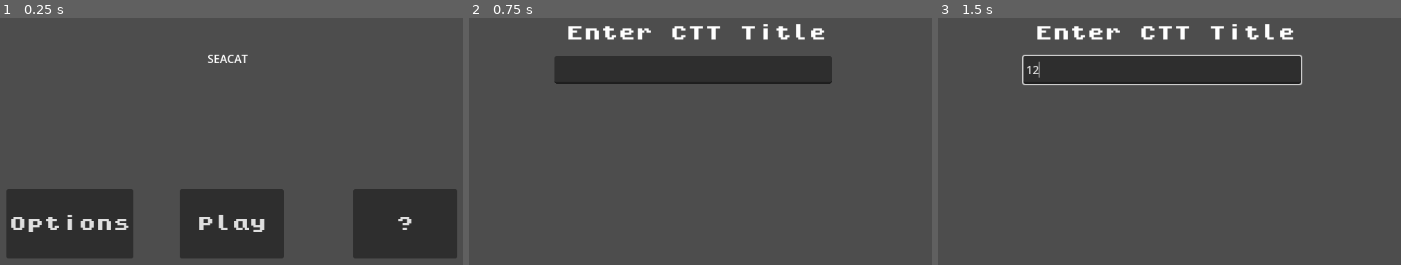
Above: before the commit, frames 1-3 (left to right).
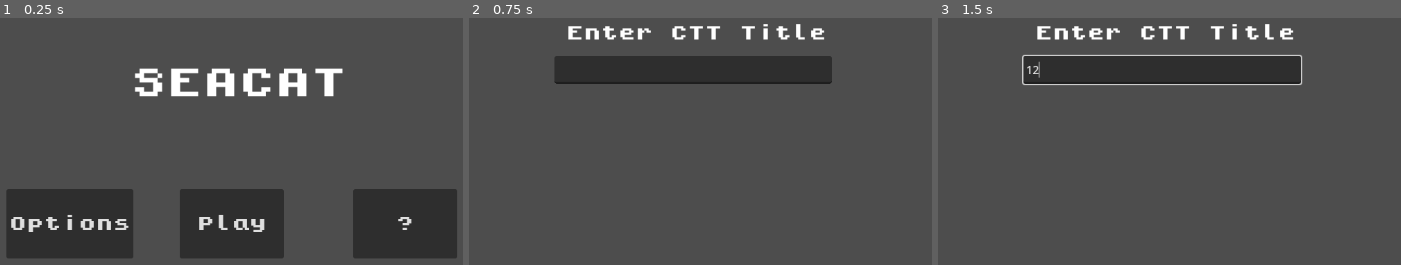
Above: after the commit, the same moments.

Repository: phan-andrew/demo3
Game: Godot game, scene res://start_screen.tscn
The game is run twice, just before and just after one commit, with the same random seed, the same clock (stepped at 60 frames per second) and the same inputs.
Inputs (mouse positions are in pixels of both pictures, inside the frame that each line leads up to):
- Up to frame 1 (0.25 s): no input
- Up to frame 2 (0.75 s): click "Play" at 0.5 s
- Up to frame 3 (1.5 s): click (1160, 69) at 1.27 s; type "12" at 1.35 s

The runs differ from the first frame. In frame 1, 3.0% of the frame differs, in the area x 29-75%, y 14-32%; in frame 2, nothing differs; in frame 3, nothing differs.

Commit message:
font and sizing

Diff:
--- a/start_screen.tscn
+++ b/start_screen.tscn
@@ -31,10 +31,12 @@
 text = "Play"
 
 [node name="Label" type="Label" parent="."]
-offset_left = 540.0
-offset_top = 200.0
-offset_right = 599.0
-offset_bottom = 223.0
+offset_left = 429.0
+offset_top = 220.0
+offset_right = 741.0
+offset_bottom = 273.0
+theme = ExtResource("2_8iye3")
+theme_override_font_sizes/font_size = 52
 text = "SEACAT"
 
 [connection signal="pressed" from="Button3" to="." method="_on_button_3_pressed"]
Not shown: 1 places in start_screen.tscn that only renumber resources
Not shown: 1 places in starting_prompts.tscn that only renumber resources
